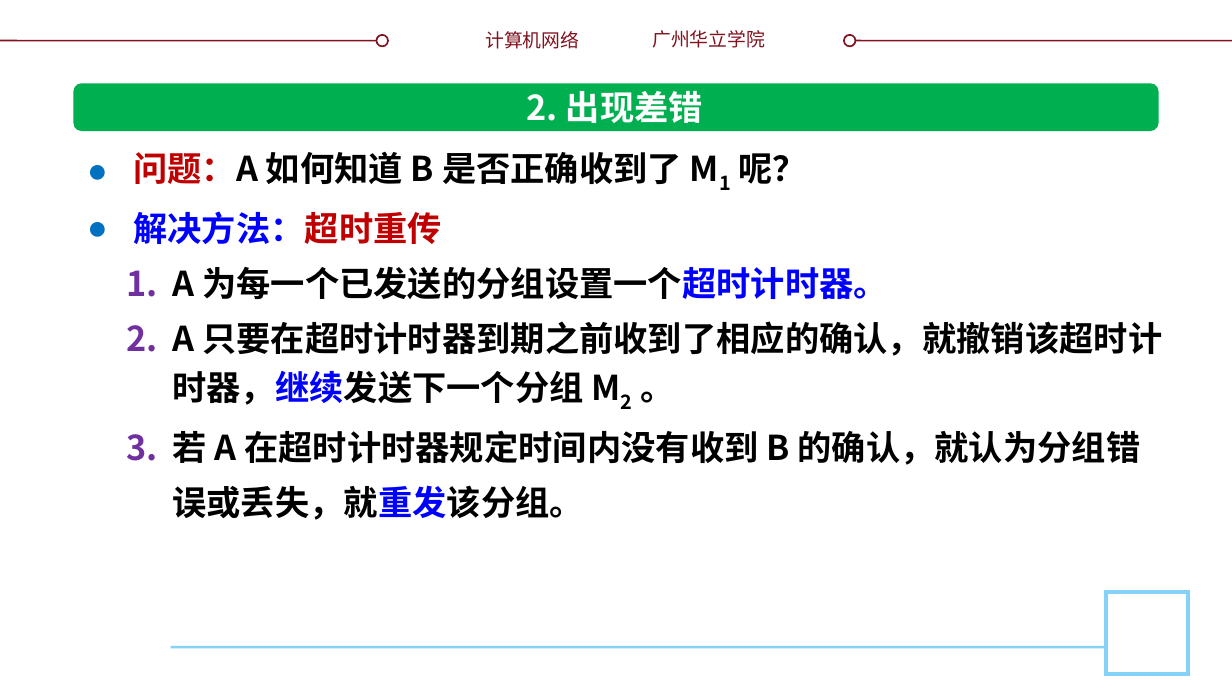
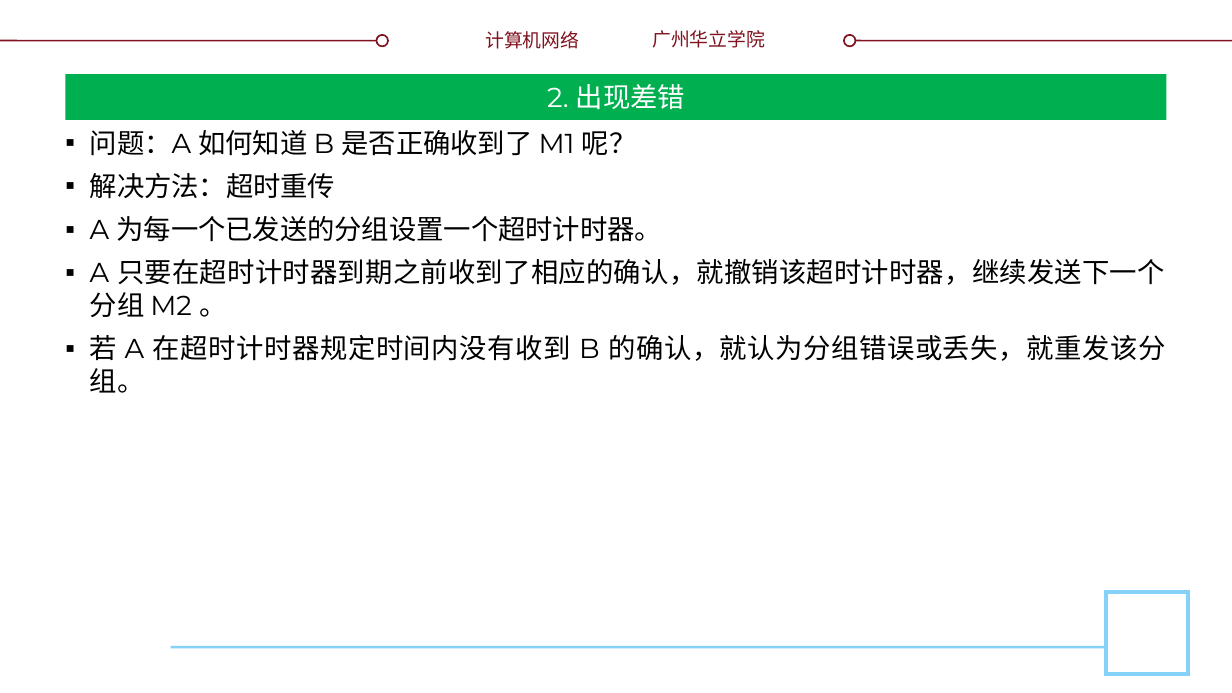
Before and after one commit to glplaman/glplaman.github.io, a slide deck: slide 52 of network/ppt/chap5.pptx (slide 51 before the commit). Drawn at 1232x693 pixels with LibreOffice and Linux fonts; fonts in the diff are those of the drawing; background and template pictures are left out. Boxes give left, top, right and bottom in pixels: in the first picture for what was removed or moved away, otherwise in the second. Text is boxed around its words. In the diff, an @@ line names an element or a change of style, - is before the commit and + after.

```diff
--- a/network/ppt/chap5.pptx
+++ b/network/ppt/chap5.pptx
@@ title "2. 出现差错": place and size @@
-title "2. 出现差错" at bbox=[527, 91, 703, 123]
+title "2. 出现差错" at bbox=[65, 74, 1167, 120]
@@ title "2. 出现差错" at bbox=[65, 74, 1167, 120]: size 20 to 16 pt, font Noto Sans CJK SC to Montserrat, bold off; vertical alignment top to middle; fill none to #00B050 @@
@@ rounded rectangle removed at bbox=[74, 84, 1159, 132] @@
@@ text "问题：A 如何知道 B 是否正确收到了 M1 ...": place and size @@
-text "问题：A 如何知道 B 是否正确收到了 M1 ..." at bbox=[133, 152, 1162, 520]
+text "问题：A 如何知道 B 是否正确收到了 M1 ..." at bbox=[90, 130, 1165, 393]
@@ text "问题：A 如何知道 B 是否正确收到了 M1 ..." at bbox=[90, 130, 1165, 393]: size 20 to 16 pt, font Noto Sans CJK SC to Montserrat, bold off; text colour #C00000 to #000000 in "问题：A", "解决方法：超时重传"; now on the baseline in "M1", "M2"; text colour #0000FF to #000000 in "解决方法：超时重传", "为每一个已发送的分组设置一个超时计时器。", "只要在超时计时器到期之前收到了相应的确认，就撤销该超时计时器，继续发送下一个分组", "的确认，就认为分组错误或丢失，就重发该分组。"; alignment left to justified; bullet ● to ▪; line spacing 32pt to 1; more space between paragraphs; bullet 1. to ▪ @@
```
Also in this commit, not shown: 43 other slides changed, 1 slide added, 9 other files.
